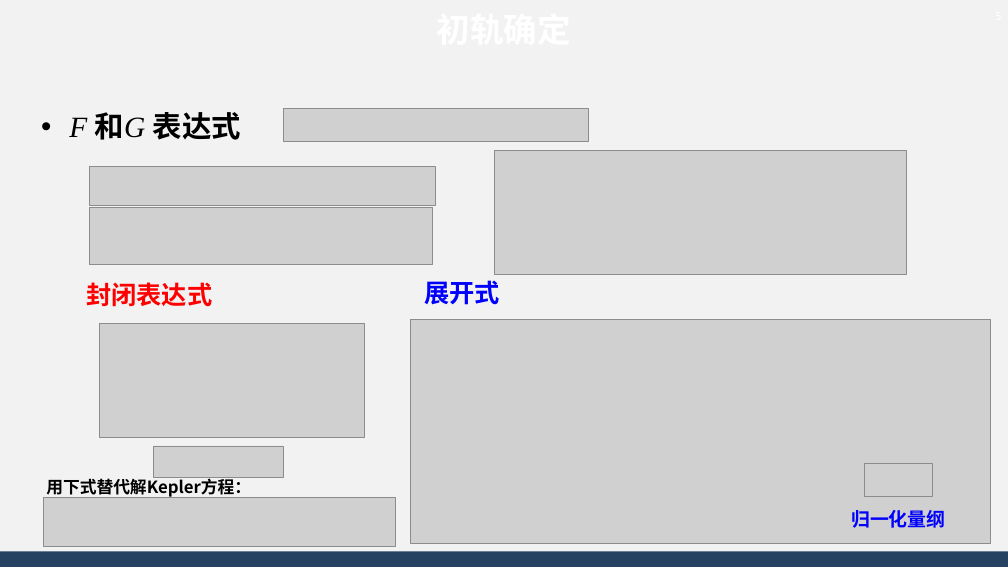
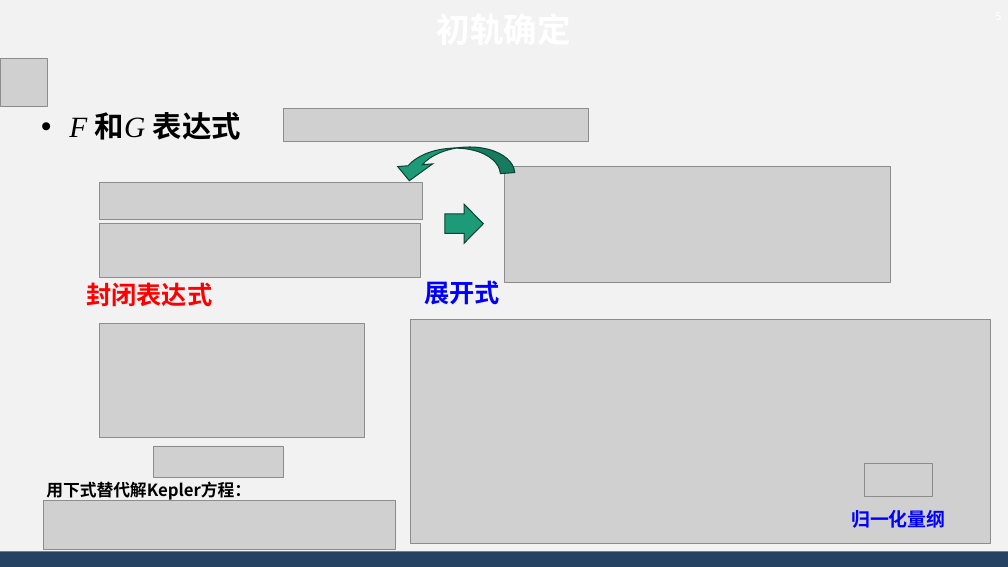
Before and after one commit to AsBackup/DAOSSA, a slide deck: slide 5 of 12 初轨确定和精密定轨原理.pptx. Drawn at 1008x567 pixels with LibreOffice and Linux fonts; fonts in the diff are those of the drawing; grey boxes stand for pictures; background and template pictures are left out. Boxes give left, top, right and bottom in pixels: in the first picture for what was removed or moved away, otherwise in the second. Text is boxed around its words. In the diff, an @@ line names an element or a change of style, - is before the commit and + after.

```diff
--- a/12 初轨确定和精密定轨原理.pptx
+++ b/12 初轨确定和精密定轨原理.pptx
@@ picture added at bbox=[0, 59, 47, 106] @@
@@ curved right arrow added at bbox=[390, 144, 515, 182], fill #1D9A78, outline #0D4335 1 pt @@
@@ picture: place and size @@
-picture at bbox=[495, 150, 907, 274]
+picture at bbox=[504, 166, 890, 282]
@@ picture: place and size @@
-picture at bbox=[89, 166, 436, 206]
+picture at bbox=[99, 183, 423, 219]
@@ right arrow added at bbox=[445, 204, 483, 243], fill #1D9A78, outline #0D4335 1 pt @@
@@ picture: place and size @@
-picture at bbox=[89, 207, 433, 265]
+picture at bbox=[99, 223, 420, 277]
@@ text "用下式替代解Kepler方程：": place and size @@
-text "用下式替代解Kepler方程：" at bbox=[46, 476, 251, 498]
+text "用下式替代解Kepler方程：" at bbox=[46, 481, 251, 501]
```
Also in this commit, not shown: 12 other slides changed, 1 slide added, 3 slides removed, 1 other file.
